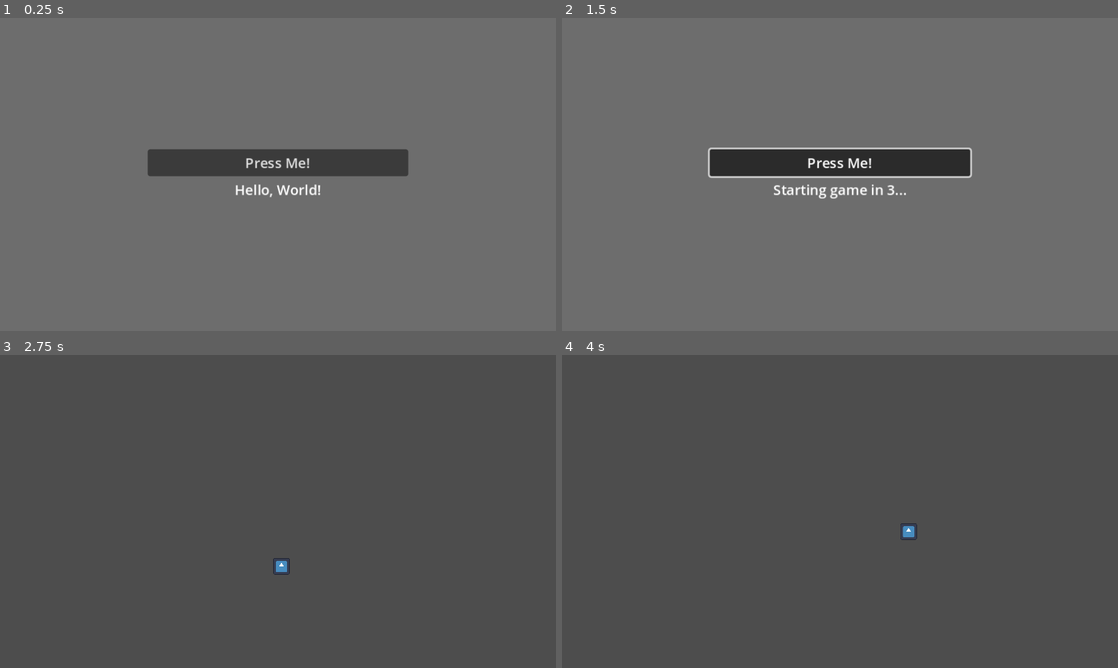
Above: before the commit, frames 1-4 (two rows, left to right).
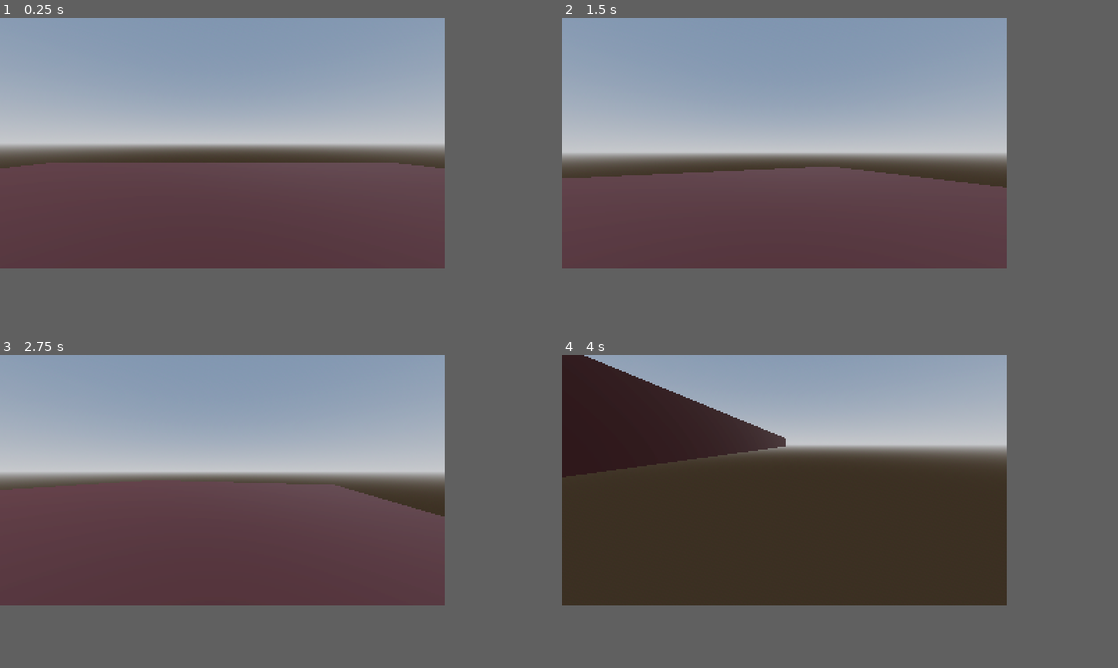
Above: after the commit, the same moments.

Repository: chybby/ldjam55
Game: Godot game, scene res://scenes/ui/main_menu/main_menu.tscn
The game is run twice, just before and just after one commit, with the same random seed, the same clock (stepped at 60 frames per second) and the same inputs. The engine's default icon, where the game draws it, is replaced by a stand-in: a white triangle on a blue panel in a dark square.
Inputs (mouse positions are in pixels of both pictures, inside the frame that each line leads up to):
- Up to frame 1 (0.25 s): no input
- Up to frame 2 (1.5 s): click (840, 161) at 0.5 s, where only the run before the commit has a clickable "Press Me!"; tap Enter at 1.25 s; move the mouse to (962, 158) at 1.27 s; hold D (move_right) from 1.28 s (still down); click (962, 158) at 1.42 s
- Up to frame 3 (2.75 s): move the mouse to (166, 527) at 2.02 s; release D (move_right) at 2.03 s; hold S (move_down, bound only before the commit) from 2.03 s (still down); click (166, 527) at 2.17 s
- Up to frame 4 (4 s): move the mouse to (895, 442) at 2.77 s; release S (move_down, bound only before the commit) at 2.78 s; hold D (move_right) 2.78-3.53 s; click (895, 442) at 2.92 s; move the mouse to (812, 574) at 3.52 s; hold W (move_up, bound only before the commit) from 3.53 s (still down); click (812, 574) at 3.67 s
The window is 800x450 before the commit and 640x360 after it. Grey fills any space a smaller window leaves; there, only what the larger window draws over its background counts as a difference.

The runs differ from the first frame. In frame 1, 62% of the frame differs, in the area x 0-80%, y 0-80%; in frame 2, 63%; in frame 3, 33%; in frame 4, 63%.

Commit message:
We do be zooming

Diff:
--- a/project.godot
+++ b/project.godot
@@ -31,11 +31,12 @@
 
 [display]
 
-window/size/viewport_width=640
-window/size/viewport_height=360
+window/size/viewport_width=320
+window/size/viewport_height=180
+window/size/initial_position_type=0
 window/size/window_width_override=1920
 window/size/window_height_override=1080
-window/stretch/mode="canvas_items"
+window/stretch/mode="viewport"
 window/size/always_on_top.editor=true
 
 [editor]
@@ -53,7 +54,7 @@
 
 [input]
 
-move_up={
+move_forward={
 "deadzone": 0.5,
 "events": [Object(InputEventKey,"resource_local_to_scene":false,"resource_name":"","device":-1,"window_id":0,"alt_pressed":false,"shift_pressed":false,"ctrl_pressed":false,"meta_pressed":false,"pressed":false,"keycode":0,"physical_keycode":87,"key_label":0,"unicode":119,"echo":false,"script":null)
 , Object(InputEventKey,"resource_local_to_scene":false,"resource_name":"","device":-1,"window_id":0,"alt_pressed":false,"shift_pressed":false,"ctrl_pressed":false,"meta_pressed":false,"pressed":false,"keycode":0,"physical_keycode":4194320,"key_label":0,"unicode":0,"echo":false,"script":null)
@@ -71,18 +72,26 @@
 , Object(InputEventKey,"resource_local_to_scene":false,"resource_name":"","device":-1,"window_id":0,"alt_pressed":false,"shift_pressed":false,"ctrl_pressed":false,"meta_pressed":false,"pressed":false,"keycode":0,"physical_keycode":4194321,"key_label":0,"unicode":0,"echo":false,"script":null)
 ]
 }
-move_down={
+move_backward={
 "deadzone": 0.5,
 "events": [Object(InputEventKey,"resource_local_to_scene":false,"resource_name":"","device":-1,"window_id":0,"alt_pressed":false,"shift_pressed":false,"ctrl_pressed":false,"meta_pressed":false,"pressed":false,"keycode":0,"physical_keycode":83,"key_label":0,"unicode":115,"echo":false,"script":null)
 , Object(InputEventKey,"resource_local_to_scene":false,"resource_name":"","device":-1,"window_id":0,"alt_pressed":false,"shift_pressed":false,"ctrl_pressed":false,"meta_pressed":false,"pressed":false,"keycode":0,"physical_keycode":4194322,"key_label":0,"unicode":0,"echo":false,"script":null)
+]
+}
+escape={
+"deadzone": 0.5,
+"events": [Object(InputEventKey,"resource_local_to_scene":false,"resource_name":"","device":-1,"window_id":0,"alt_pressed":false,"shift_pressed":false,"ctrl_pressed":false,"meta_pressed":false,"pressed":false,"keycode":0,"physical_keycode":4194305,"key_label":0,"unicode":0,"echo":false,"script":null)
 ]
 }
 
 [layer_names]
 
 2d_physics/layer_1="Terrain"
+3d_physics/layer_1="Terrain"
 2d_physics/layer_2="Player"
+3d_physics/layer_2="Player"
 2d_physics/layer_3="Enemy"
+3d_physics/layer_3="Enemy"
 
 [physics]
 
--- /dev/null
+++ b/scenes/components/hurtbox3d/hurtbox3d.gd
@@ -0,0 +1,42 @@
+@tool
+@icon("res://scenes/components/hurtbox3d/hurtbox3d.svg")
+class_name Hurtbox3D
+extends Area3D
+## Monitors for [Hitbox]es and applies damage to the linked [Health] on
+## collision.
+##
+## Add a child [CollisionShape3D] to define the monitored area.
+## [br]
+## Control which [Hitbox]es to monitor with [member collision_layer]
+## and [member collision_mask].
+
+## The [Health] to apply damage to.
+@export var health: Health:
+    set(value):
+        health = value
+        update_configuration_warnings()
+
+
+func _ready() -> void:
+    area_entered.connect(_on_area_entered)
+
+
+func _get_configuration_warnings() -> PackedStringArray:
+    var warnings = PackedStringArray()
+
+    if health == null:
+        warnings.append("Health is not assigned, so this hurtbox won't do any damage.")
+
+    return warnings
+
+
+func _on_area_entered(other_area: Area2D) -> void:
+    if not other_area is Hitbox:
+        return
+
+    if health == null:
+        push_warning("Hurtbox not connected to a Health instance.")
+        return
+
+    var hitbox = other_area as Hitbox
+    health.damage(hitbox.damage)
--- /dev/null
+++ b/scenes/components/hurtbox3d/hurtbox3d.svg
@@ -0,0 +1,48 @@
+<?xml version="1.0" encoding="UTF-8" standalone="no"?>
+<svg
+   height="16"
+   viewBox="0 0 16 16"
+   width="16"
+   version="1.1"
+   id="svg2"
+   sodipodi:docname="hurtbox3d.svg"
+   inkscape:version="1.3 (0e150ed6c4, 2023-07-21)"
+   xmlns:inkscape="http://www.inkscape.org/namespaces/inkscape"
+   xmlns:sodipodi="http://sodipodi.sourceforge.net/DTD/sodipodi-0.dtd"
+   xmlns="http://www.w3.org/2000/svg"
+   xmlns:svg="http://www.w3.org/2000/svg">
+  <defs
+     id="defs2" />
+  <sodipodi:namedview
+     id="namedview2"
+     pagecolor="#505050"
+     bordercolor="#eeeeee"
+     borderopacity="1"
+     inkscape:showpageshadow="0"
+     inkscape:pageopacity="0"
+     inkscape:pagecheckerboard="0"
+     inkscape:deskcolor="#505050"
+     inkscape:zoom="73.3125"
+     inkscape:cx="8.0068201"
+     inkscape:cy="8"
+     inkscape:window-width="1350"
+     inkscape:window-height="1237"
+     inkscape:window-x="2031"
+     inkscape:window-y="247"
+     inkscape:window-maximized="0"
+     inkscape:current-layer="svg2" />
+  <g
+     fill="#8da5f3"
+     id="g2"
+     style="fill:#fc7f7f;fill-opacity:1">
+    <path
+       d="m1 1v4h2v-2h2v-2zm10 0v2h2v2h2v-4zm-10 10v4h4v-2h-2v-2zm12 0v2h-2v2h4v-4z"
+       id="path1"
+       style="fill:#fc7f7f;fill-opacity:1" />
+    <path
+       d="m4.5203608 9.3160287c-.0406702-.0353364-1.1874377-1.0827618-1.1874377-2.3328717 0-1.5261341.932082-2.4375475 2.4895522-2.4375475.9120802 0 1.7661552.9267481 2.1775247 1.3334505.4113695-.4067024 1.2654445-1.3334505 2.177525-1.3334505 1.55747 0 2.489552.9114134 2.489552 2.4375475 0 1.2501099-1.146101 2.2975353-1.193438 2.3442061l-3.2442855 3.1249419a.32336176.32336176 0 0 1 -.4587069 0z"
+       stroke-width=".666725"
+       id="path2"
+       style="fill:#fc7f7f;fill-opacity:1" />
+  </g>
+</svg>
--- /dev/null
+++ b/scenes/components/hurtbox3d/hurtbox3d.tscn
@@ -0,0 +1,9 @@
+[gd_scene load_steps=2 format=3 uid="uid://dkbqh3w0fdacv"]
+
+[ext_resource type="Script" path="res://scenes/components/hurtbox3d/hurtbox3d.gd" id="1_bjavo"]
+
+[node name="Hurtbox" type="Area3D"]
+collision_layer = 0
+collision_mask = 0
+monitorable = false
+script = ExtResource("1_bjavo")
--- a/scenes/game_objects/player/player.gd
+++ b/scenes/game_objects/player/player.gd
@@ -1,24 +1,59 @@
-extends CharacterBody2D
+extends CharacterBody3D
 
-
-@export_range(0.0, 100.0, 0.1, "or_greater", "suffix:px/s") var max_speed: float = 100.0
+@export_range(0.0, 100.0, 0.1, "or_greater", "suffix:m/s") var max_speed: float = 10.0
+@export_range(0.0, 100.0, 0.1, "or_greater", "suffix:m/s") var fall_acceleration: float = 1.0
+@export_range(0.0, 100.0, 0.1, "or_greater") var mouse_sensitivity: float = 0.003
 
 @onready var health: Health = $Health
+@onready var camera: Camera3D = $Camera3D
 
+var target_velocity := Vector3.ZERO
+var mouse_input := Vector2.ZERO
 
 func _ready() -> void:
     health.died.connect(on_died)
 
+func _unhandled_input(event: InputEvent) -> void:
+    if Input.mouse_mode == Input.MOUSE_MODE_CAPTURED:
+        if event is InputEventMouseMotion:
+            var viewport_transform := get_tree().root.get_final_transform()
+            mouse_input += event.xformed_by(viewport_transform).relative
+        elif event is InputEventKey:
+            if event.is_action_pressed("escape"):
+                Input.mouse_mode = Input.MOUSE_MODE_VISIBLE
+    else:
+        if event is InputEventMouseButton:
+            if event.button_index == 1:
+                Input.mouse_mode = Input.MOUSE_MODE_CAPTURED
 
-func _physics_process(_delta: float) -> void:
-    var movement_vector = get_movement_vector()
-    # TODO: control velocity with a VelocityComponent (Movement?)
-    velocity = movement_vector * max_speed
+
+func _physics_process(delta: float) -> void:
+    # Looking around.
+    rotate_object_local(Vector3.DOWN, mouse_input.x * mouse_sensitivity)
+    orthonormalize()
+
+    camera.rotate_object_local(Vector3.LEFT, mouse_input.y * mouse_sensitivity)
+    camera.rotation.x = clamp(camera.rotation.x, -PI/2, PI/2)
+    camera.orthonormalize()
+
+    mouse_input = Vector2.ZERO
+
+    # Moving.
+    var ground_velocity := get_movement_input()
+    target_velocity.x = ground_velocity.x * max_speed
+    target_velocity.z = ground_velocity.y * max_speed
+
+    target_velocity = target_velocity.rotated(Vector3.UP, rotation.y)
+
+    if not is_on_floor():
+        target_velocity.y -= (fall_acceleration * delta)
+
+    velocity = target_velocity
     move_and_slide()
 
 
-func get_movement_vector() -> Vector2:
-    return Input.get_vector("move_left", "move_right", "move_up", "move_down")
+func get_movement_input() -> Vector2:
+    return Input.get_vector("move_left", "move_right", "move_forward", "move_backward")
 
 
 func on_died() -> void:
--- a/scenes/game_objects/player/player.tscn
+++ b/scenes/game_objects/player/player.tscn
@@ -1,40 +1,40 @@
 [gd_scene load_steps=7 format=3 uid="uid://cwav8ma78d78y"]
 
 [ext_resource type="Script" path="res://scenes/game_objects/player/player.gd" id="1_k7pqn"]
-[ext_resource type="PackedScene" uid="uid://bosg1708wuxeb" path="res://scenes/components/hurtbox/hurtbox.tscn" id="2_7rusm"]
 [ext_resource type="Script" path="res://scenes/components/health/health.gd" id="2_vxojf"]
-[ext_resource type="Texture2D" uid="uid://bgjejrq2i1iwr" path="res://assets/icon.svg" id="3_4tsk4"]
+[ext_resource type="Script" path="res://scenes/components/hurtbox3d/hurtbox3d.gd" id="3_5hv6m"]
 
-[sub_resource type="CircleShape2D" id="CircleShape2D_vp1ni"]
-radius = 8.0
+[sub_resource type="CapsuleMesh" id="CapsuleMesh_yjsav"]
 
-[sub_resource type="CircleShape2D" id="CircleShape2D_x1ybv"]
+[sub_resource type="CapsuleShape3D" id="CapsuleShape3D_t3njk"]
 
-[node name="Player" type="CharacterBody2D"]
+[sub_resource type="CapsuleShape3D" id="CapsuleShape3D_305cp"]
+
+[node name="Player" type="CharacterBody3D"]
+transform = Transform3D(1, 0, 0, 0, 1, 0, 0, 0, 1, 0, 1, 0)
 collision_layer = 2
 collision_mask = 5
 motion_mode = 1
 script = ExtResource("1_k7pqn")
 
+[node name="Camera3D" type="Camera3D" parent="."]
+transform = Transform3D(1, 0, 0, 0, 1, 0, 0, 0, 1, 0, 0.710201, -0.282765)
+current = true
+
 [node name="Health" type="Node" parent="."]
 script = ExtResource("2_vxojf")
 
-[node name="Visuals" type="Node2D" parent="."]
+[node name="Visuals" type="Node3D" parent="."]
 
-[node name="Sprite2D" type="Sprite2D" parent="Visuals"]
-y_sort_enabled = true
-position = Vector2(0, 7)
-scale = Vector2(0.15, 0.15)
-texture = ExtResource("3_4tsk4")
-offset = Vector2(0, -44)
+[node name="MeshInstance3D" type="MeshInstance3D" parent="Visuals"]
+mesh = SubResource("CapsuleMesh_yjsav")
 
-[node name="Hurtbox" parent="." node_paths=PackedStringArray("health") instance=ExtResource("2_7rusm")]
-collision_mask = 4
+[node name="Hurtbox3D" type="Area3D" parent="." node_paths=PackedStringArray("health")]
+script = ExtResource("3_5hv6m")
 health = NodePath("../Health")
 
-[node name="CollisionShape2D" type="CollisionShape2D" parent="Hurtbox"]
-shape = SubResource("CircleShape2D_vp1ni")
-debug_color = Color(0, 1, 0, 0.419608)
+[node name="CollisionShape3D" type="CollisionShape3D" parent="Hurtbox3D"]
+shape = SubResource("CapsuleShape3D_t3njk")
 
-[node name="CollisionShape2D" type="CollisionShape2D" parent="."]
-shape = SubResource("CircleShape2D_x1ybv")
+[node name="CollisionShape2D" type="CollisionShape3D" parent="."]
+shape = SubResource("CapsuleShape3D_305cp")
--- /dev/null
+++ b/scenes/levels/dungeon.gd
@@ -0,0 +1,10 @@
+extends Node3D
+
+@export var player_scene: PackedScene
+
+@onready var spawn_point: Marker3D = $SpawnPoint
+
+func _ready() -> void:
+    var player := player_scene.instantiate() as CharacterBody3D
+    add_child(player)
+    player.global_position = spawn_point.global_position
--- /dev/null
+++ b/scenes/levels/dungeon.tscn
@@ -0,0 +1,53 @@
+[gd_scene load_steps=9 format=3 uid="uid://dionueqr7qrkx"]
+
+[ext_resource type="Script" path="res://scenes/levels/dungeon.gd" id="1_urk0f"]
+[ext_resource type="PackedScene" uid="uid://cwav8ma78d78y" path="res://scenes/game_objects/player/player.tscn" id="2_t4pnu"]
+
+[sub_resource type="BoxShape3D" id="BoxShape3D_0wft0"]
+size = Vector3(30, 1, 30)
+
+[sub_resource type="StandardMaterial3D" id="StandardMaterial3D_0g5yk"]
+albedo_color = Color(0.14902, 0.0235294, 0.0352941, 1)
+
+[sub_resource type="BoxMesh" id="BoxMesh_3mejn"]
+material = SubResource("StandardMaterial3D_0g5yk")
+size = Vector3(30, 1, 30)
+
+[sub_resource type="ProceduralSkyMaterial" id="ProceduralSkyMaterial_jgev5"]
+sky_horizon_color = Color(0.64625, 0.65575, 0.67075, 1)
+ground_horizon_color = Color(0.64625, 0.65575, 0.67075, 1)
+
+[sub_resource type="Sky" id="Sky_yu7e7"]
+sky_material = SubResource("ProceduralSkyMaterial_jgev5")
+
+[sub_resource type="Environment" id="Environment_t3h81"]
+background_mode = 2
+sky = SubResource("Sky_yu7e7")
+tonemap_mode = 2
+glow_enabled = true
+
+[node name="Dungeon" type="Node3D"]
+script = ExtResource("1_urk0f")
+player_scene = ExtResource("2_t4pnu")
+
+[node name="Floor" type="Node3D" parent="."]
+transform = Transform3D(1, 0, 0, 0, 1, 0, 0, 0, 1, 0, -0.5, 0)
+
+[node name="StaticBody3D" type="StaticBody3D" parent="Floor"]
+collision_mask = 0
+
+[node name="CollisionShape3D" type="CollisionShape3D" parent="Floor/StaticBody3D"]
+shape = SubResource("BoxShape3D_0wft0")
+
+[node name="MeshInstance3D" type="MeshInstance3D" parent="Floor"]
+mesh = SubResource("BoxMesh_3mejn")
+
+[node name="WorldEnvironment" type="WorldEnvironment" parent="."]
+environment = SubResource("Environment_t3h81")
+
+[node name="DirectionalLight3D" type="DirectionalLight3D" parent="."]
+transform = Transform3D(-0.866023, -0.433016, 0.250001, 0, 0.499998, 0.866027, -0.500003, 0.749999, -0.43301, 0, 7, 0)
+shadow_enabled = true
+
+[node name="SpawnPoint" type="Marker3D" parent="."]
+transform = Transform3D(1, 0, 0, 0, 1, 0, 0, 0, 1, 0, 0.0564203, 0)
--- a/scenes/main/main.gd
+++ b/scenes/main/main.gd
@@ -1 +1,5 @@
-extends Node2D
+extends Node3D
+
+func _ready() -> void:
+    Input.set_use_accumulated_input(false)
+    Input.mouse_mode = Input.MOUSE_MODE_CAPTURED
--- a/scenes/main/main.tscn
+++ b/scenes/main/main.tscn
@@ -1,10 +1,9 @@
 [gd_scene load_steps=3 format=3 uid="uid://ef5dqqevmxcn"]
 
 [ext_resource type="Script" path="res://scenes/main/main.gd" id="1_jcq7f"]
-[ext_resource type="PackedScene" uid="uid://cwav8ma78d78y" path="res://scenes/game_objects/player/player.tscn" id="1_rrmv2"]
+[ext_resource type="PackedScene" uid="uid://dionueqr7qrkx" path="res://scenes/levels/dungeon.tscn" id="2_igwo7"]
 
-[node name="Main" type="Node2D"]
+[node name="Main" type="Node3D"]
 script = ExtResource("1_jcq7f")
 
-[node name="Player" parent="." instance=ExtResource("1_rrmv2")]
-position = Vector2(324, 181)
+[node name="Dungeon" parent="." instance=ExtResource("2_igwo7")]
--- a/scenes/ui/main_menu/main_menu.gd
+++ b/scenes/ui/main_menu/main_menu.gd
@@ -9,6 +9,9 @@
 func _ready() -> void:
     button.pressed.connect(on_button_pressed)
 
+    # TODO: for now just go straight to the game.
+    get_tree().call_deferred("change_scene_to_file", "res://scenes/main/main.tscn")
+
 
 func on_button_pressed() -> void:
     label.text = STARTING_GAME_TEXT % 3
Not shown, added: scenes/components/hurtbox3d/hurtbox3d.svg.import
Not shown, added: scripts/templates/.gdignore
